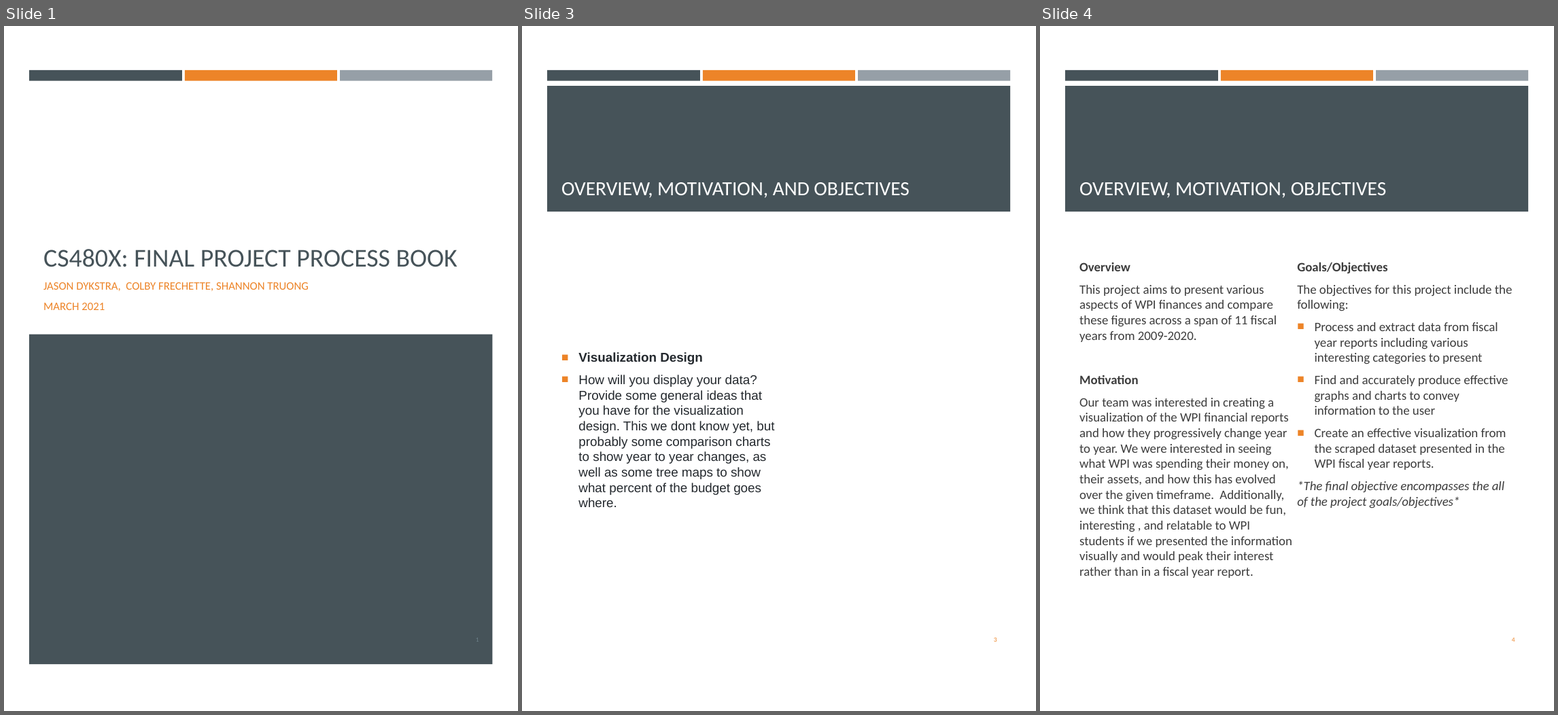
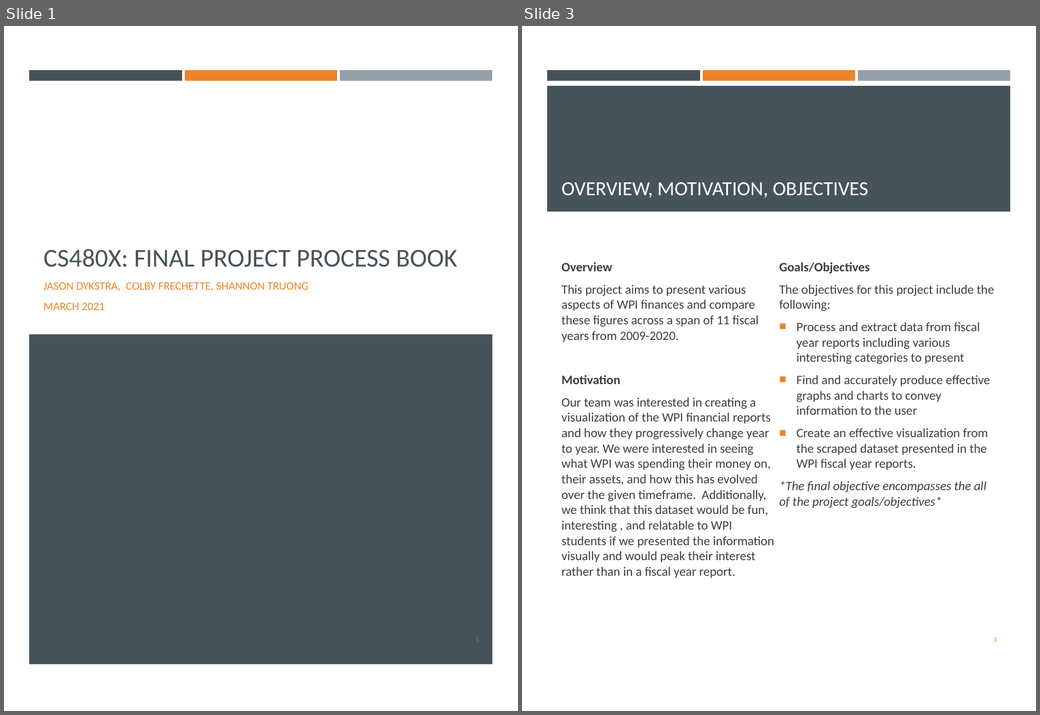
Before and after one commit to cs480x-21c/final, a slide deck: ProcessBook.pptx. Shown side by side, each under a label of ours: slides 1, 3 and 4 before the commit, slides 1 and 3 after it; the slides between them are not shown. The pictures are 1558x715 and 1040x715 pixels, drawn with LibreOffice and Linux fonts; fonts in the diff are those of the drawing. Boxes give left, top, right and bottom in pixels: in the first picture for what was removed or moved away, otherwise in the second. Text is boxed around its words. In the diff, an @@ line names an element or a change of style, - is before the commit and + after.

Commit message:
data analysis section completed for now!

```diff
--- a/ProcessBook.pptx
+++ b/ProcessBook.pptx
@@ slide 3 removed at (522, 26, 1036, 711), background #FFFFFF; not listed: 4 template elements that a slide beside it also shows @@
@@ title removed at (561, 182, 910, 198) @@
-OVERVIEW, MOTIVATION, AND OBJECTIVES
@@ text removed at (578, 352, 774, 507) @@
-■ Visualization Design
-■ How will you display your data? Provide some general ideas that you have for the visualization design. This we dont know yet, but probably some comparison charts to show year to year changes, as well as some tree maps to show what percent of the budget goes where.
@@ page number removed at (994, 638, 997, 642) @@
-3
@@ what was slide 4 is now slide 3 @@
@@ page number at (994, 638, 997, 642): text changed @@
-4
+3
```
Also in this commit, not shown: 1 slide changed, 1 slide added, 1 other slide removed.
